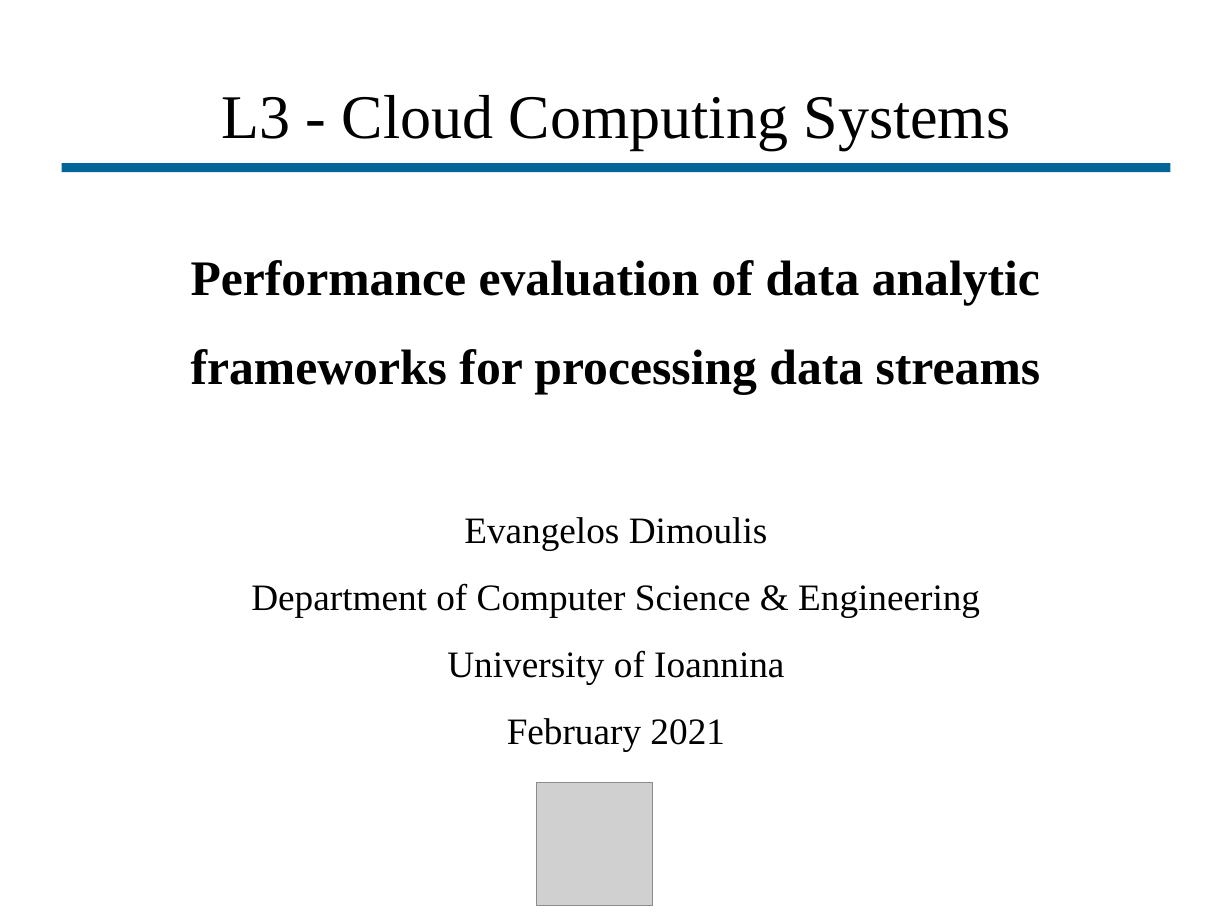
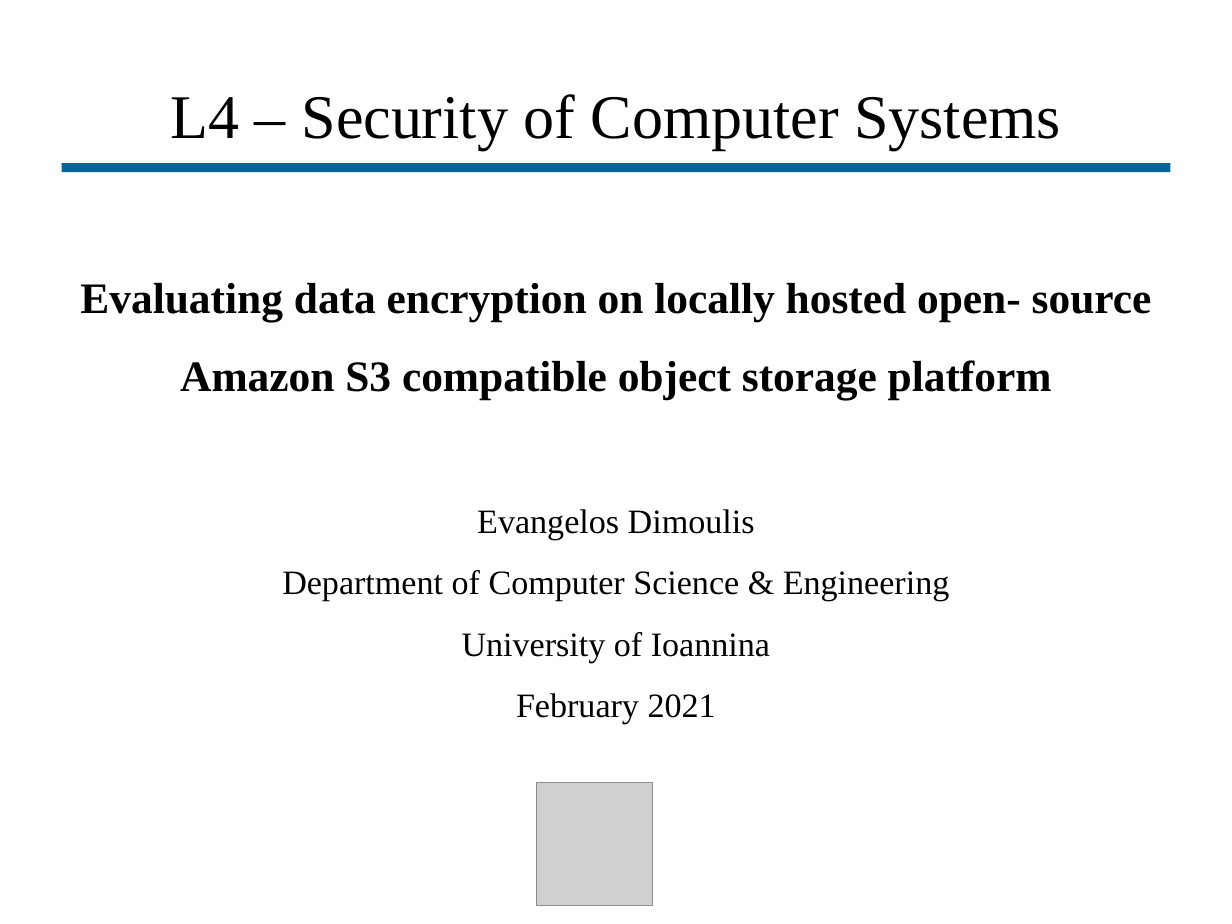
Before and after one commit to vagosdim/MinIO_Security, a slide deck: slide 1 of Deliverable/Presentation.odp. Drawn at 1232x924 pixels with LibreOffice and Linux fonts; fonts in the diff are those of the drawing; grey boxes stand for pictures. Boxes give left, top, right and bottom in pixels: in the first picture for what was removed or moved away, otherwise in the second. Text is boxed around its words. In the diff, an @@ line names an element or a change of style, - is before the commit and + after.

```diff
--- a/Deliverable/Presentation.odp
+++ b/Deliverable/Presentation.odp
@@ title at [171, 94, 1061, 150]: text changed @@
-L3 - Cloud Computing Systems
+L4 – Security of Computer Systems
@@ subtitle at [80, 283, 1152, 400]: text changed; size 32 to 28 pt @@
-Performance evaluation of data analytic frameworks for processing data streams
+Evaluating data encryption on locally hosted open- source Amazon S3 compatible object storage platform
@@ subtitle at [282, 509, 950, 724]: size 24 to 22 pt in "Evangelos Dimoulis", "Department of Computer Science & Engineering", "University of Ioannina", "February 2021" @@
```
Also in this commit, not shown: 4 other slides changed, 12 slides added, 9 slides removed, 5 other files.
